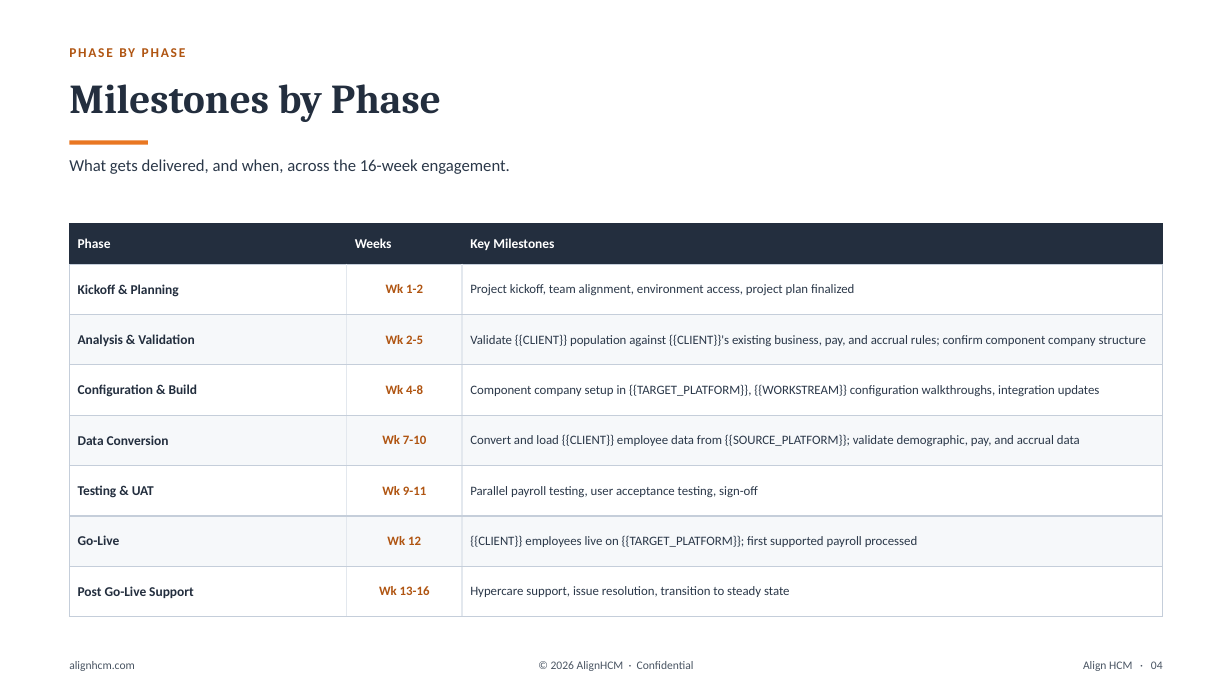
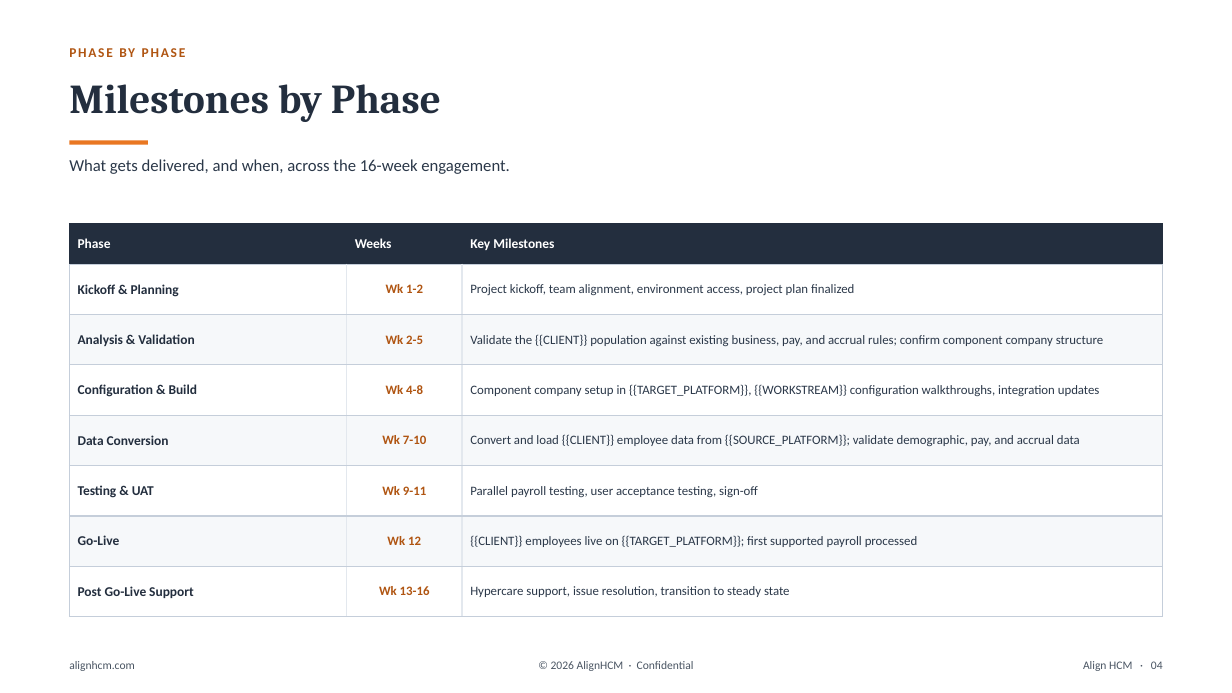
Before and after one commit to dillonmohr8777/claude-skills-repo, a slide deck: slide 4 of skills/alignhcm-brand-system/assets/templates/Align-HCM-Primary-Deck-Reference.pptx. Drawn at 1232x693 pixels with LibreOffice and Linux fonts; fonts in the diff are those of the drawing. Boxes give left, top, right and bottom in pixels: in the first picture for what was removed or moved away, otherwise in the second. Text is boxed around its words. In the diff, an @@ line names an element or a change of style, - is before the commit and + after.

```diff
--- a/skills/alignhcm-brand-system/assets/templates/Align-HCM-Primary-Deck-Reference.pptx
+++ b/skills/alignhcm-brand-system/assets/templates/Align-HCM-Primary-Deck-Reference.pptx
@@ table at (69,224,1163,616) @@
-row 3, column 3: Validate {{CLIENT}} population against {{CLIENT}}'s existing business, pay, and accrual rules; confirm component company structure
+row 3, column 3: Validate the {{CLIENT}} population against existing business, pay, and accrual rules; confirm component company structure
```
Also in this commit, not shown: 2 other slides changed, 7 other files.
